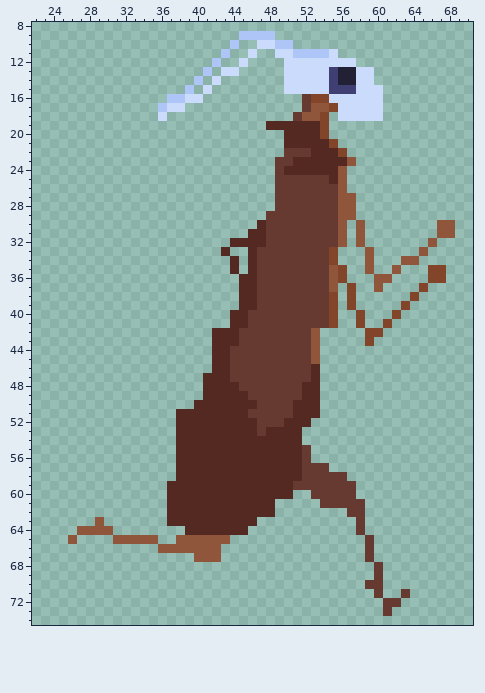
A sprite sheet gets an edit: Assets/Sprites/Cockroach/Player/Run/run_2.png. Above, as it was before the edit.
The file is 90x90 pixels. Shown: x 22..70, y 8..74.
The same view after the edit:
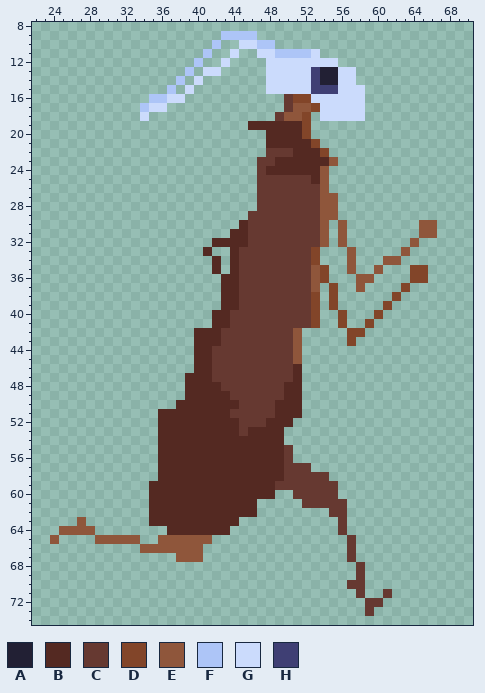
Palette (. is transparent): A #222034  B #542922  C #663931  D #824529  E #8f563b  F #adc5f7  G #cbdbfc  H #3f3f74
Edits made:
y 9: x 43..44 .. -> FF; x 47..48 FF -> ..
y 10: x 42 . -> F; x 44..50 F..GGFF -> .GGFF..
y 11: x 41 . -> F; x 43..44 F. -> .G; x 46..50 G..GG -> .GGFF; x 53..55 FFG -> G..
y 12: x 40 . -> F; x 42..43 F. -> .G; x 45 G -> .; x 48..49 .. -> GG; x 56..57 GG -> ..
y 13: x 39 . -> F; x 41..44 F.GG -> GG..; x 48..49 .. -> GG; x 53..59 GGHAAGG -> HAAGG..
y 14: x 38 . -> F; x 40 F -> G; x 42 G -> .; x 48..49 .. -> GG; x 53..59 GGHAAGG -> HAAGG..
y 15: x 37 . -> F; x 39 F -> G; x 41 G -> .; x 48..49 .. -> GG; x 53..54 GG -> HH; x 56..57 HH -> GG; x 59..60 GG -> ..
y 16: x 35..40 ..FFGG -> FFGG..; x 50..54 ..CDD -> CDDGG; x 59..60 GG -> ..
y 17: x 34..38 ..FGG -> FGG..; x 50..55 ..CEED -> CEEDGG; x 59..60 GG -> ..
y 18: x 34 . -> G; x 36 G -> .; x 49..55 ..CEED. -> CEED.GG; x 59..60 GG -> ..
y 19: x 46..47 .. -> BB; x 52..54 BBD -> D..
y 20: x 48..49 .. -> BB; x 52..54 BBD -> D..
y 21: x 48..49 .. -> BB; x 53..55 BBD -> D..
y 22: x 48..49 .. -> CC; x 51..52 CC -> BB; x 54..56 BBD -> D..
y 23: x 47..50 ..CC -> CCBB; x 55..57 BBE -> E..
y 24: x 47..49 ..C -> CBB; x 54..56 BBE -> E..
y 25: x 47..48 .. -> CC; x 53..56 CCBE -> BE..
y 26: x 47..48 .. -> CC; x 54..56 CCE -> E..
y 27..28: x 47..48 .. -> CC; x 54..57 CCEE -> EE..
y 29: x 46..47 .. -> CC; x 54..57 CCEE -> EE..
y 30: x 45..47 ..B -> BCC; x 54..55 CC -> E.; x 58 E -> .; x 65..68 ..EE -> EE..
y 31: x 44..47 ..BB -> BBCC; x 54..55 CC -> E.; x 58 E -> .; x 65..68 ..EE -> EE..
y 32: x 42..43 .. -> BB; x 46..47 BB -> CC; x 54..55 CC -> E.; x 58 E -> .; x 64 . -> E; x 66 E -> .
y 33: x 41 . -> B; x 43..46 B..B -> .BCC; x 53..55 CCD -> D..; x 57 . -> E; x 59 E -> .; x 63 . -> E; x 65 E -> .
y 34: x 42 . -> B; x 45..46 .B -> CC; x 53..55 CCD -> D..; x 57 . -> E; x 59 E -> .; x 61..64 ..EE -> EE..
y 35: x 42 . -> B; x 45..46 .B -> CC; x 53..57 CCED. -> ED..E; x 59..60 E. -> .E; x 62 E -> .; x 64..67 ..DD -> DD..
y 36: x 43..46 ..BB -> BBCC; x 53..56 CCED -> ED..; x 58..61 ..EE -> EE..; x 64..67 ..DD -> DD..
y 37: x 43..46 ..BB -> BBCC; x 53..55 CCE -> E.D; x 57..58 D. -> .E; x 60 E -> .; x 63 . -> D; x 65 D -> .
y 38: x 43..46 ..BB -> BBCC; x 53..54 CC -> D.; x 57 D -> .; x 62 . -> D; x 64 D -> .
y 39: x 43..46 ..BB -> BBCC; x 53..54 CC -> D.; x 57 D -> .; x 61 . -> D; x 63 D -> .
y 40: x 42..45 ..BB -> BBCC; x 53..56 CCD. -> D..D; x 58 D -> .; x 60 . -> D; x 62 D -> .
y 41: x 42..45 ..BB -> BBCC; x 53..56 CCD. -> D..D; x 58..59 D. -> .D; x 61 D -> .
y 42: x 40..41 .. -> BB; x 43..44 BB -> CC; x 51..53 CCE -> E..; x 57..60 ..DD -> DD..
y 43: x 40..41 .. -> BB; x 43..44 BB -> CC; x 51..53 CCE -> E..; x 57 . -> D; x 59 D -> .
y 44..45: x 40..43 ..BB -> BBCC; x 51..53 CCE -> E..
y 46: x 40..43 ..BB -> BBCC; x 51..53 CCB -> B..
y 47: x 39..40 .. -> BB; x 42..43 BB -> CC; x 51..53 CCB -> B..
y 48: x 39..40 .. -> BB; x 43..44 BB -> CC; x 50..53 CCBB -> BB..
y 49: x 39..40 .. -> BB; x 44..45 BB -> CC; x 50..53 CCBB -> BB..
y 50: x 38..39 .. -> BB; x 45..46 BB -> CC; x 49..50 CC -> BB; x 52..53 BB -> ..
y 51: x 36..37 .. -> BB; x 44..45 BB -> CC; x 49..50 CC -> BB; x 52..53 BB -> ..
y 52: x 36..37 .. -> BB; x 45..46 BB -> CC; x 48..49 CC -> BB; x 51..52 BB -> ..
y 53: x 36..37 .. -> BB; x 45 B -> C; x 47 C -> B; x 50..51 BB -> ..
y 54: x 36..37 .. -> BB; x 50..51 BB -> ..
y 55..56: x 36..37 .. -> BB; x 50..52 BBC -> C..
y 57: x 36..37 .. -> BB; x 50..51 BB -> CC; x 53..54 CC -> ..
y 58: x 36..37 .. -> BB; x 50..51 BB -> CC; x 55..56 CC -> ..
y 59: x 35..36 .. -> BB; x 49..50 BB -> CC; x 56..57 CC -> ..
y 60: x 35..36 .. -> BB; x 49..52 BB.. -> ..CC; x 56..57 CC -> ..
y 61: x 35..36 .. -> BB; x 47..48 BB -> ..; x 52..53 .. -> CC; x 57..58 CC -> ..
y 62: x 35..36 .. -> BB; x 47..48 BB -> ..; x 55..58 ..CC -> CC..
y 63: x 27 . -> E; x 29 E -> .; x 35..36 .. -> BB; x 45..46 BB -> ..; x 56 . -> C; x 58 C -> .
y 64: x 25..26 .. -> EE; x 29..30 EE -> ..; x 37..38 .. -> BB; x 44..45 BB -> ..; x 56 . -> C; x 58 C -> .
y 65: x 24 . -> E; x 26 E -> .; x 29..30 .. -> EE; x 34..37 EE.. -> ..EE; x 42..43 EE -> ..; x 57 . -> C; x 59 C -> .
y 66: x 34..35 .. -> EE; x 41..42 EE -> ..; x 57 . -> C; x 59 C -> .
y 67: x 38..39 .. -> EE; x 41..42 EE -> ..; x 57 . -> C; x 59 C -> .
y 68..69: x 58 . -> C; x 60 C -> .
y 70: x 57..60 ..CC -> CC..
y 71: x 58 . -> C; x 60..61 C. -> .C; x 63 C -> .
y 72: x 59..62 ..CC -> CC..
y 73: x 59 . -> C; x 61 C -> .
Where, in picture pixels (left, top, right, bottom), the same in both pictures:
changed: (140, 31, 455, 616)
changed: (50, 517, 113, 544)
